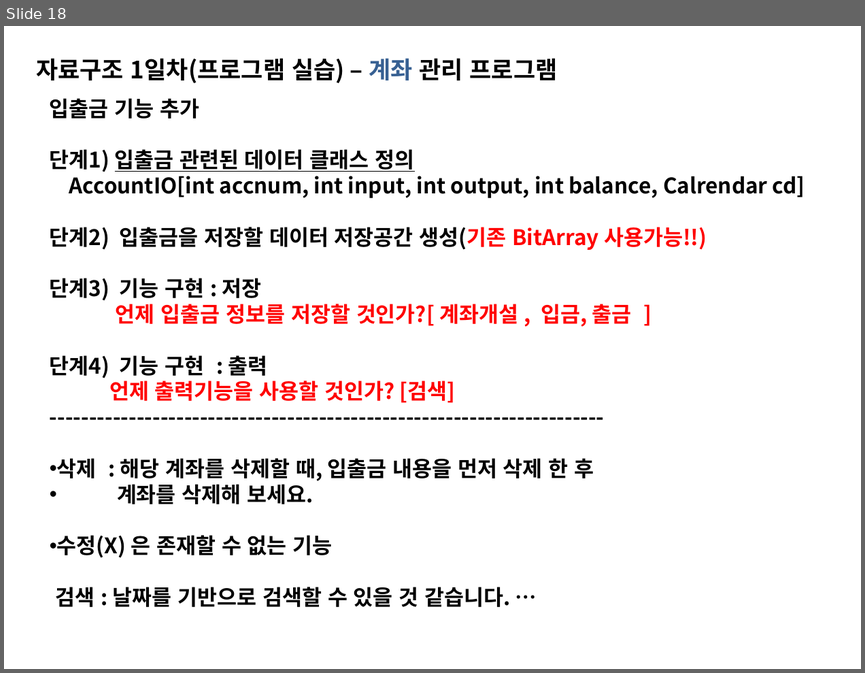
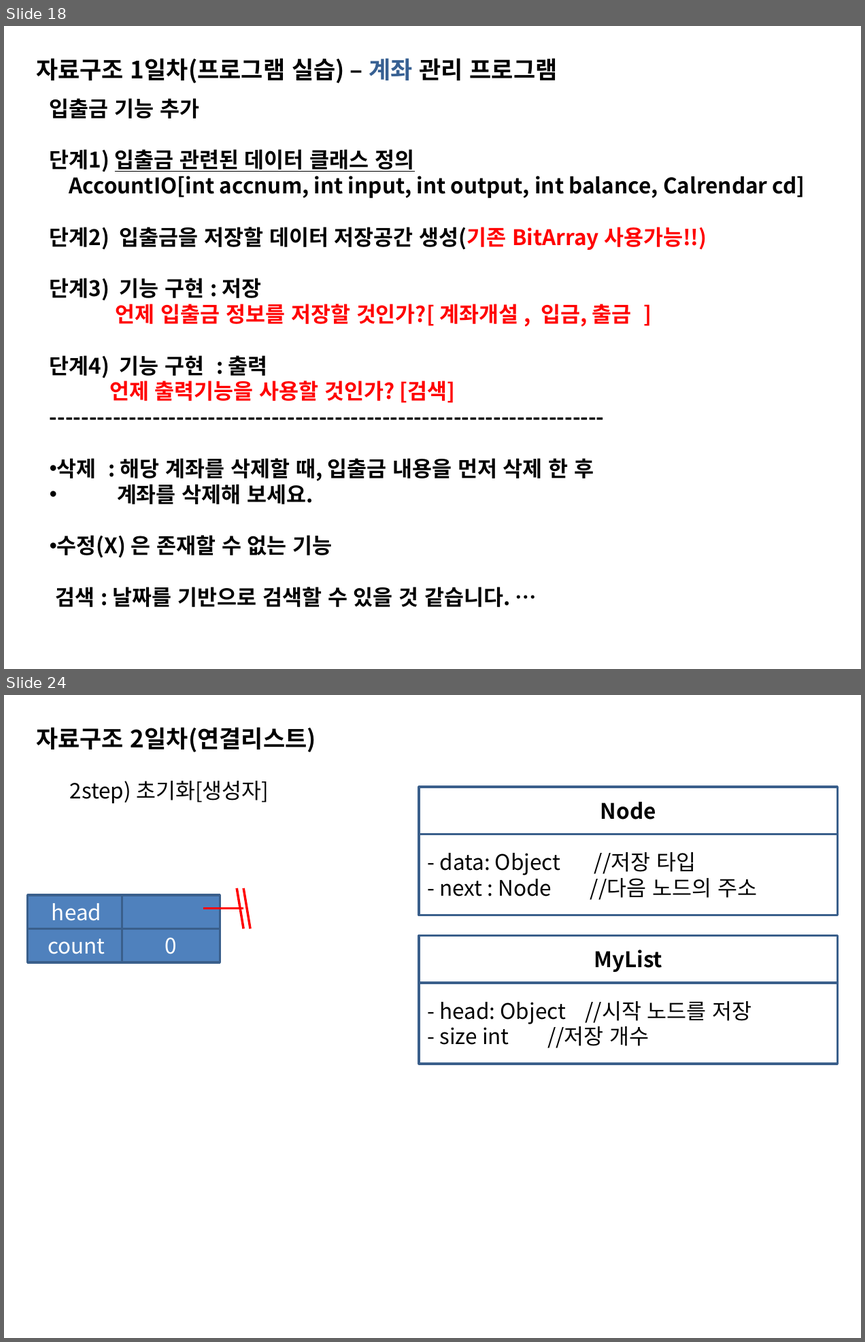
Before and after one commit to sing2song/TILDS, a slide deck: Java자료구조.pptx. Shown one above the other, each under a label of ours: slide 18 before the commit, slides 18 and 24 after it; the slides between them are not shown. The pictures are 865x673 and 865x1342 pixels, drawn with LibreOffice and Linux fonts; fonts in the diff are those of the drawing. Boxes give left, top, right and bottom in pixels: in the first picture for what was removed or moved away, otherwise in the second. Text is boxed around its words. In the diff, an @@ line names an element or a change of style, - is before the commit and + after.

```diff
--- a/Java자료구조.pptx
+++ b/Java자료구조.pptx
@@ slide 24 added at box(4, 695, 861, 1338), background #FFFFFF @@
@@ text added at box(36, 727, 316, 752), 20 pt, text #000000, bold @@
+자료구조 2일차(연결리스트)
@@ text added at box(70, 781, 269, 804), 18 pt, text #000000 @@
+2step) 초기화[생성자]
@@ rectangle added at box(419, 787, 837, 834), fill #FFFFFF, outline #3A5F8C 2 pt, 18 pt, text #000000, bold @@
+Node
@@ rectangle added at box(419, 834, 837, 915), fill #FFFFFF, outline #3A5F8C 2 pt, 18 pt, text #000000 @@
+- data: Object //저장 타입
+- next : Node //다음 노드의 주소
@@ rectangle added at box(28, 895, 126, 928), fill #4F81BD, outline #3A5F8C 2 pt, 18 pt, text #FFFFFF @@
+head
@@ rectangle added at box(122, 895, 220, 928), fill #4F81BD, outline #3A5F8C 2 pt @@
@@ line added from (237, 888) to (244, 929), #FF0000 2 pt @@
@@ line added from (244, 888) to (250, 929), #FF0000 2 pt @@
@@ line added from (203, 909) to (244, 909), #FF0000 2 pt @@
@@ rectangle added at box(28, 929, 126, 962), fill #4F81BD, outline #3A5F8C 2 pt, 18 pt, text #FFFFFF @@
+count
@@ rectangle added at box(122, 929, 220, 962), fill #4F81BD, outline #3A5F8C 2 pt, 18 pt, text #FFFFFF @@
+0
@@ rectangle added at box(419, 936, 837, 983), fill #FFFFFF, outline #3A5F8C 2 pt, 18 pt, text #000000, bold @@
+MyList
@@ rectangle added at box(419, 983, 837, 1064), fill #FFFFFF, outline #3A5F8C 2 pt, 18 pt, text #000000 @@
+- head: Object //시작 노드를 저장
+- size int //저장 개수
```
Also in this commit, not shown: 42 other slides added, 4 other files.
